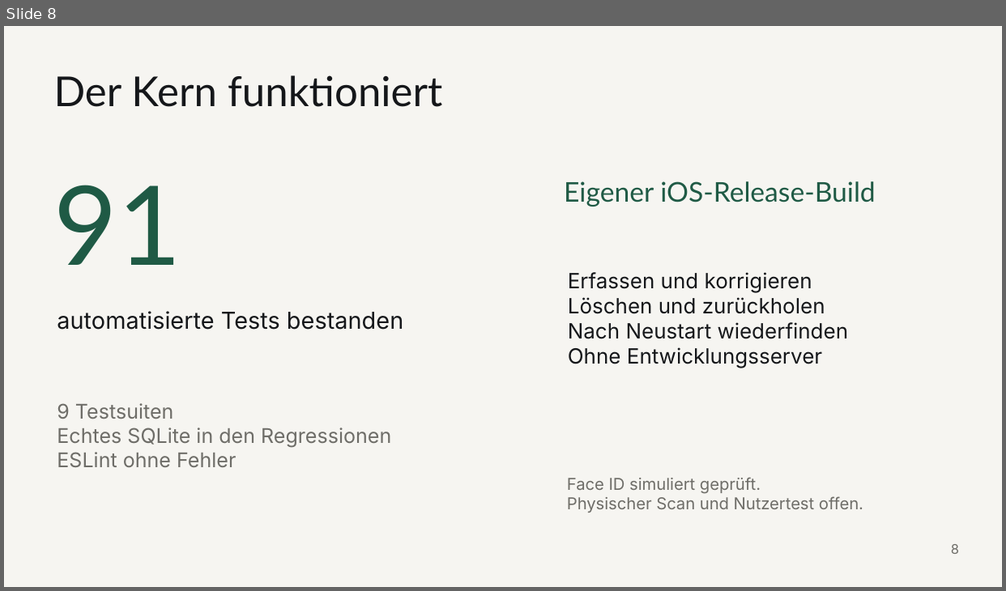
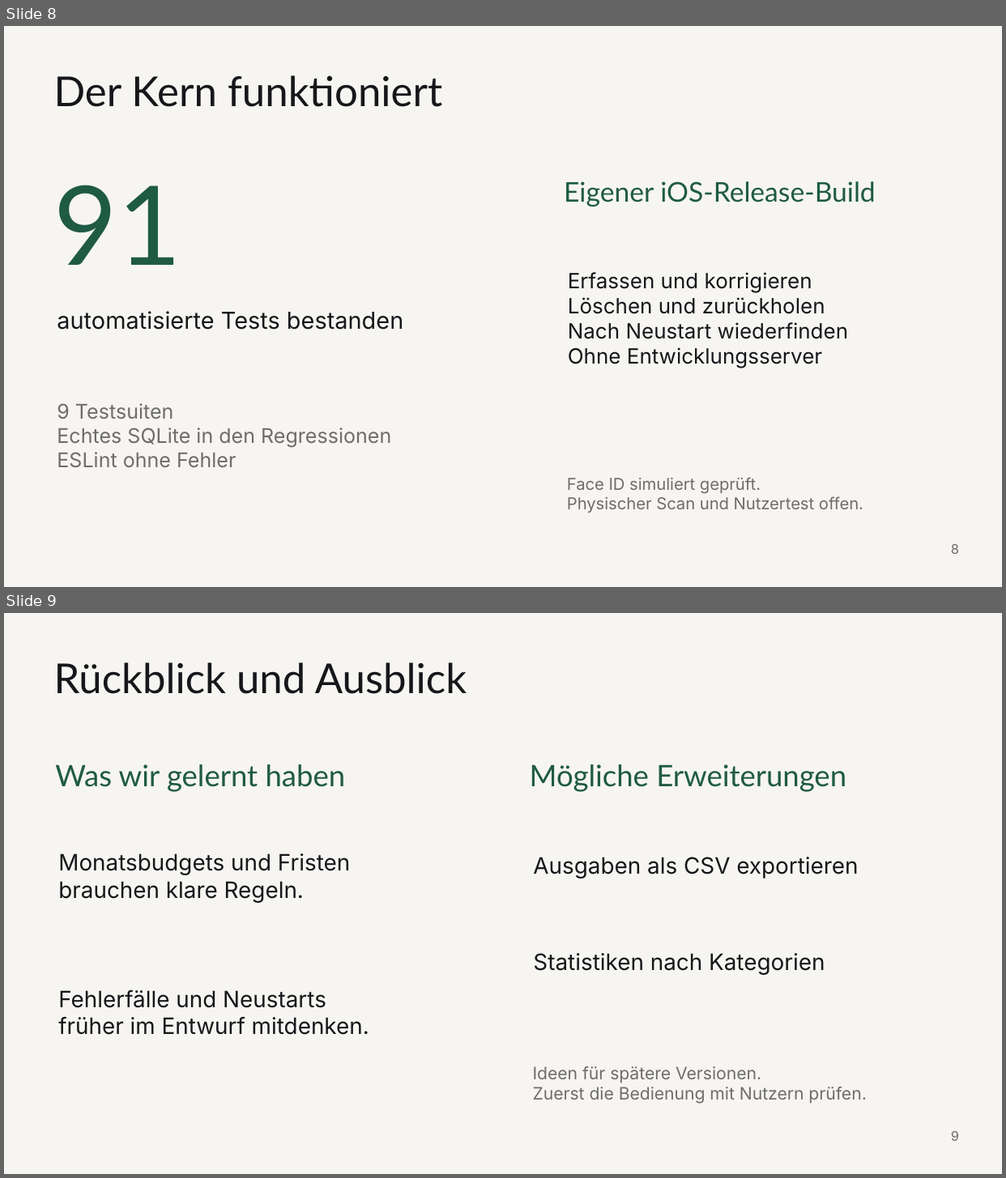
Before and after one commit to germanndarian/Spendly, a slide deck: docs/lb3/Spendly_LB3_Praesentation.pptx. Shown one above the other, each under a label of ours: slide 8 before the commit, slides 8 and 9 after it. The pictures are 1006x591 and 1006x1178 pixels, drawn with LibreOffice and Linux fonts; fonts in the diff are those of the drawing. Boxes give left, top, right and bottom in pixels: in the first picture for what was removed or moved away, otherwise in the second. Text is boxed around its words. In the diff, an @@ line names an element or a change of style, - is before the commit and + after.

```diff
--- a/docs/lb3/Spendly_LB3_Praesentation.pptx
+++ b/docs/lb3/Spendly_LB3_Praesentation.pptx
@@ slide 9 added at (4, 613, 1002, 1174), background #F6F5F1 @@
@@ text added at (54, 662, 467, 694), 39.8 pt, text #15171A @@
+Rückblick und Ausblick
@@ text added at (55, 764, 346, 792), 28.5 pt, text #1F5A45 @@
+Was wir gelernt haben
@@ text added at (530, 764, 846, 792), 28.5 pt, text #1F5A45 @@
+Mögliche Erweiterungen
@@ text added at (58, 854, 350, 903), 21.8 pt, text #15171A @@
+Monatsbudgets und Fristen
+brauchen klare Regeln.
@@ text added at (533, 857, 858, 879), 21.8 pt, text #15171A @@
+Ausgaben als CSV exportieren
@@ text added at (533, 953, 825, 975), 21.8 pt, text #15171A @@
+Statistiken nach Kategorien
@@ text added at (58, 990, 369, 1035), 21.8 pt, text #15171A @@
+Fehlerfälle und Neustarts
+früher im Entwurf mitdenken.
@@ text added at (533, 1067, 866, 1104), 16.5 pt, text #6E6D68 @@
+Ideen für spätere Versionen.
+Zuerst die Bedienung mit Nutzern prüfen.
@@ text added at (951, 1131, 959, 1141), 12.8 pt, text #6E6D68 @@
+9
```
Also in this commit, not shown: 1 slide changed, 1 slide removed, 4 other files.
